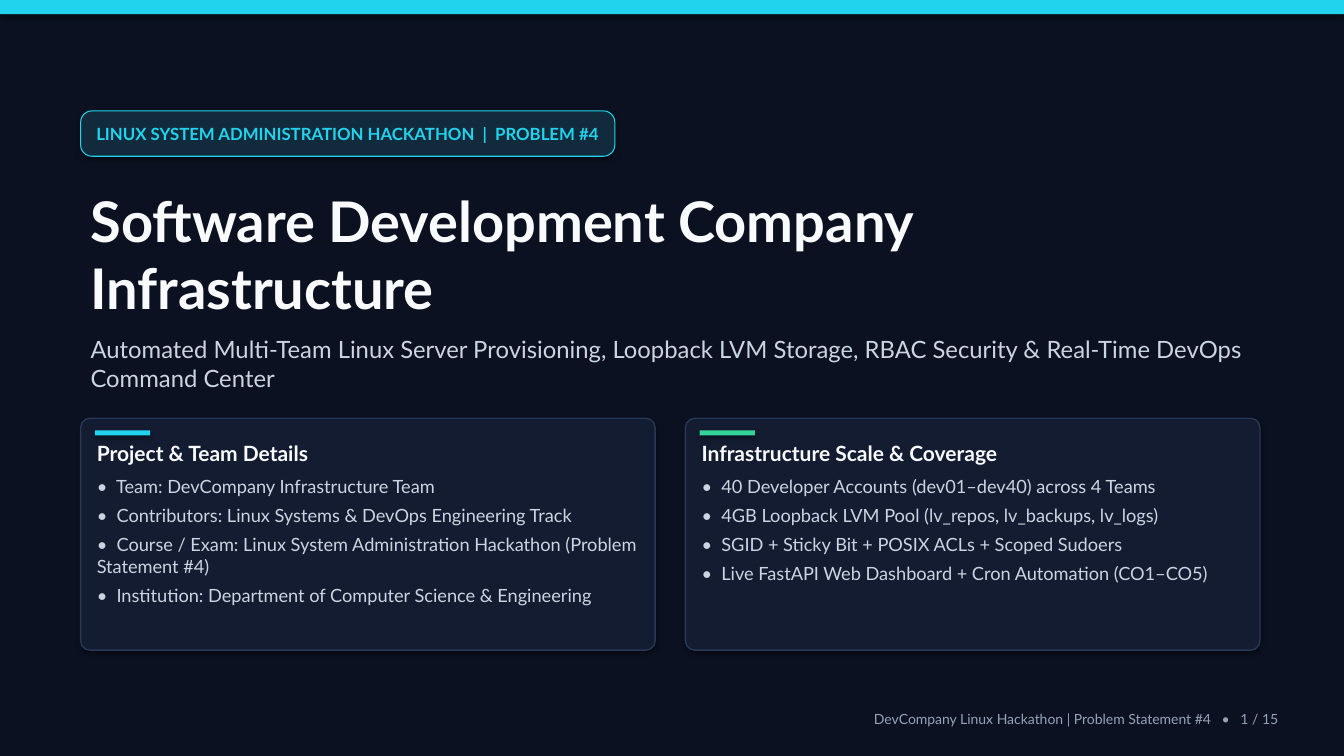
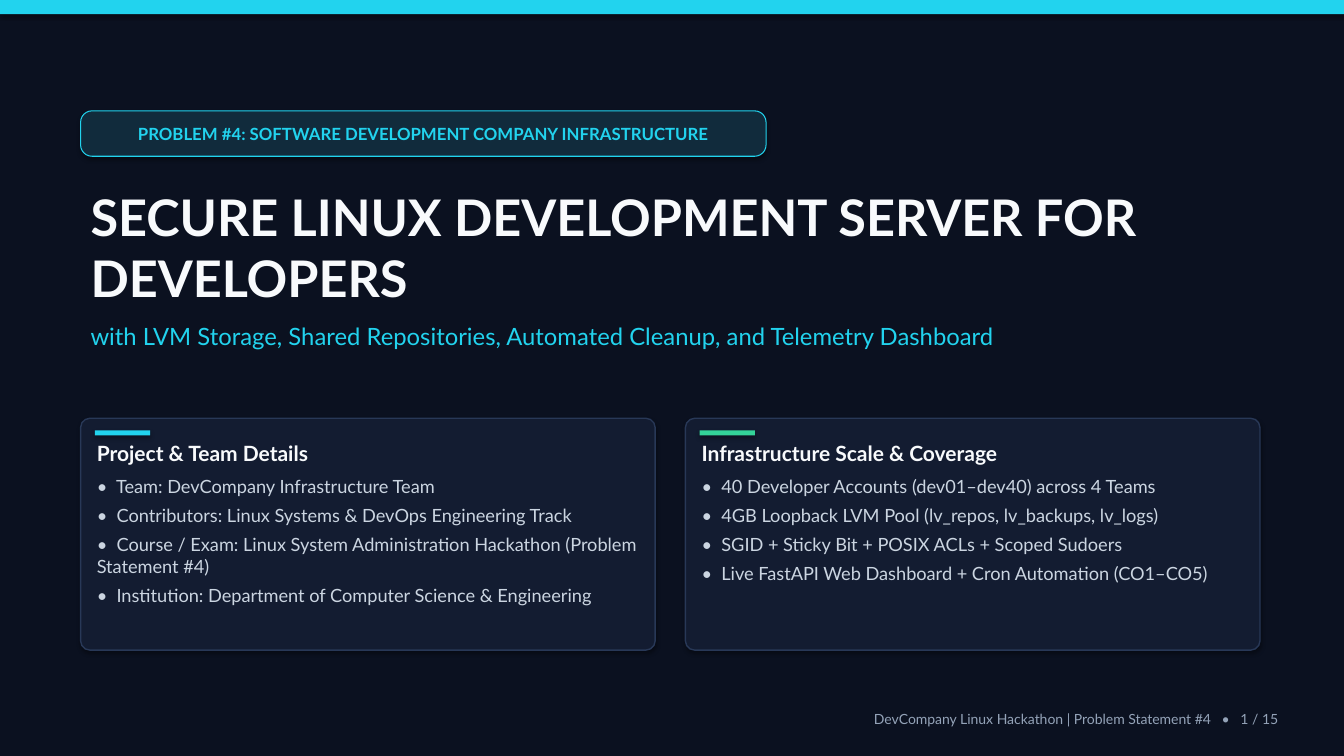
Before and after one commit to ramakrishna293029-cpu/SECURE-LINUX-DEVELOPMENT-SERVER-FOR-DEVELOPERS-, a slide deck: slide 1 of docs/DevCompany_Linux_Hackathon.pptx. Drawn at 1344x756 pixels with LibreOffice and Linux fonts; fonts in the diff are those of the drawing. Boxes give left, top, right and bottom in pixels: in the first picture for what was removed or moved away, otherwise in the second. Text is boxed around its words. In the diff, an @@ line names an element or a change of style, - is before the commit and + after.

Commit message:
Update project title across README, documentation, dashboard, and service units

```diff
--- a/docs/DevCompany_Linux_Hackathon.pptx
+++ b/docs/DevCompany_Linux_Hackathon.pptx
@@ rounded rectangle "PROBLEM #4: SOFTWARE DEVELOPMENT COMPANY ..." resized from (x1=81, y1=111, x2=615, y2=156) to (x1=81, y1=111, x2=766, y2=156) @@
@@ text in rounded rectangle at (x1=138, y1=127, x2=708, y2=140): text changed @@
-LINUX SYSTEM ADMINISTRATION HACKATHON | PROBLEM #4
+PROBLEM #4: SOFTWARE DEVELOPMENT COMPANY INFRASTRUCTURE
@@ text at (x1=91, y1=199, x2=1136, y2=350): text changed; text colour #CBD5E1 to #22D3EE @@
-Software Development Company Infrastructure
-Automated Multi-Team Linux Server Provisioning, Loopback LVM Storage, RBAC Security & Real-Time DevOps Command Center
+SECURE LINUX DEVELOPMENT SERVER FOR DEVELOPERS
+with LVM Storage, Shared Repositories, Automated Cleanup, and Telemetry Dashboard
```
Also in this commit, not shown: 12 other files.
